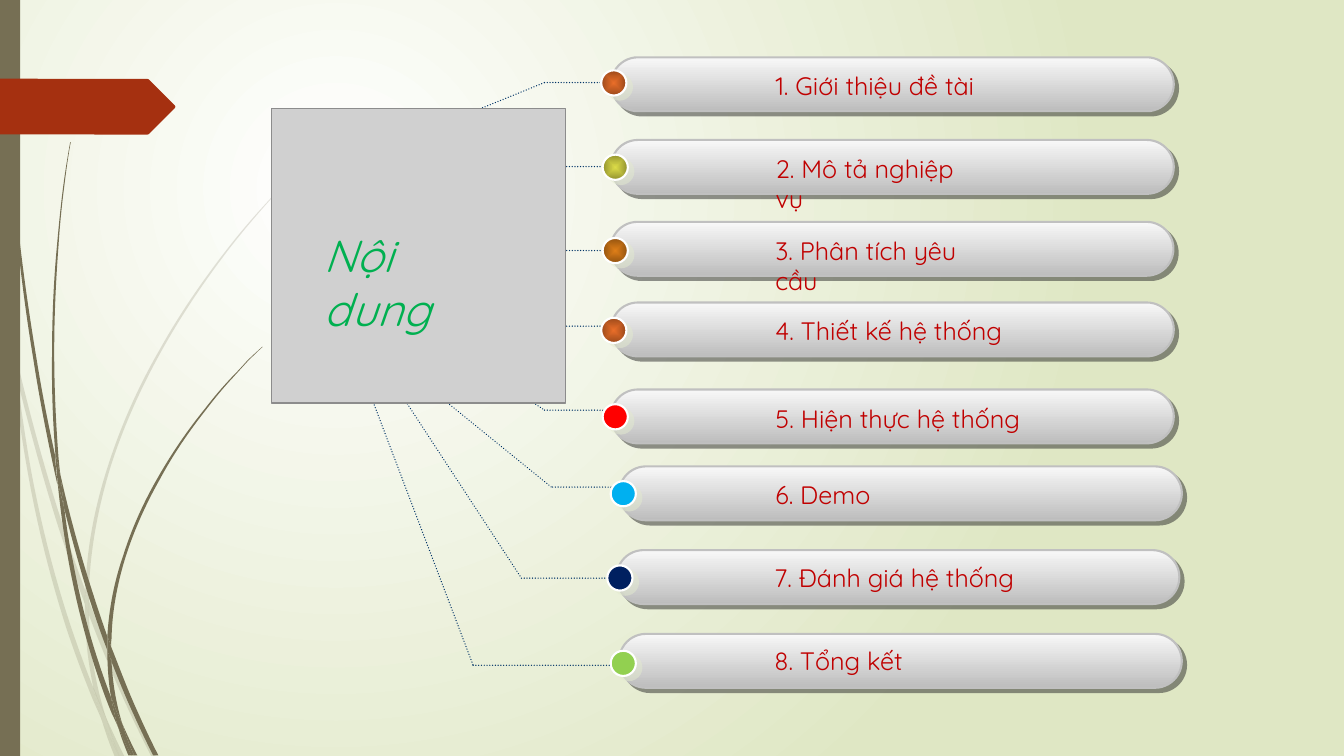
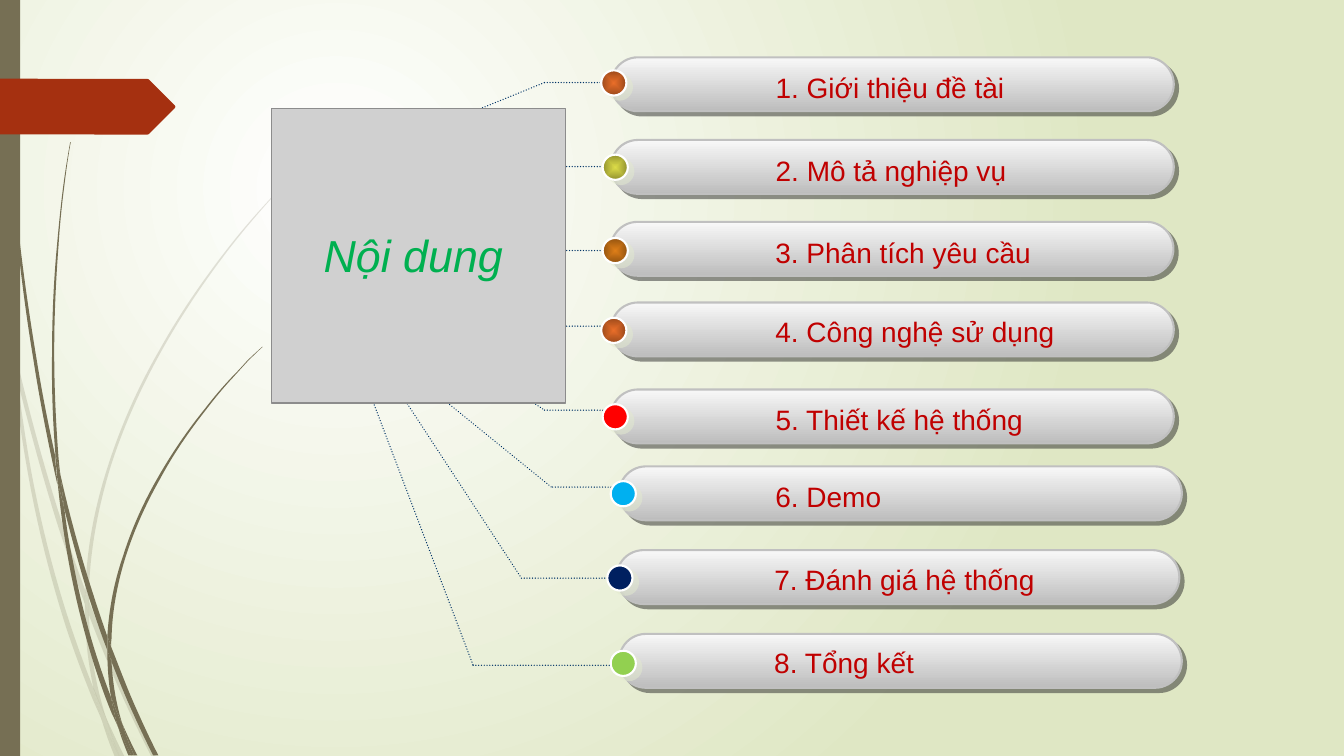
Before and after one commit to doanlecong/LVTN, a slide deck: slide 2 of docs/slide trình cô - bản 1.pptx. Drawn at 1344x756 pixels with LibreOffice and Linux fonts; fonts in the diff are those of the drawing; grey boxes stand for pictures. Boxes give left, top, right and bottom in pixels: in the first picture for what was removed or moved away, otherwise in the second. Text is boxed around its words. In the diff, an @@ line names an element or a change of style, - is before the commit and + after.

Commit message:
Update slide-file

```diff
--- a/docs/slide trình cô - bản 1.pptx
+++ b/docs/slide trình cô - bản 1.pptx
@@ text "Nội dung" at bbox=[324, 239, 503, 281]: font Quicksand to Arial @@
@@ size 18 to 20 pt, font Quicksand to Arial in 6 elements at bbox=[775, 487, 881, 508], bbox=[774, 651, 914, 678], bbox=[774, 568, 1034, 595], bbox=[776, 76, 1005, 103], bbox=[776, 160, 1006, 186], bbox=[775, 241, 1031, 268] @@
@@ text at bbox=[775, 321, 1054, 348]: text changed; size 18 to 20 pt; font Quicksand to Arial @@
-4. Thiết kế hệ thống
+4. Công nghệ sử dụng
@@ text at bbox=[776, 409, 1023, 436]: text changed; size 18 to 20 pt; font Quicksand to Arial @@
-5. Hiện thực hệ thống
+5. Thiết kế hệ thống
```
Also in this commit, not shown: 8 other slides changed, 3 slides added, 1 slide removed.
